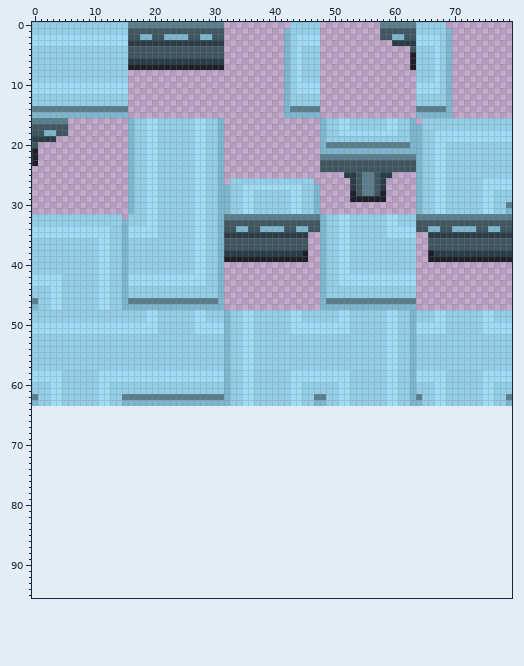
Sprite sheet -- RogueLike Bigouden/Assets/Sprites/PROPS/Bar_A_MasterSpriteSheet.png. The first picture shows the starting point.
The file is 240x192 pixels, drawn in blocks of 3x3; one block is one cell here. The old version is drawn lined up with the new one, on the new canvas.
The result:
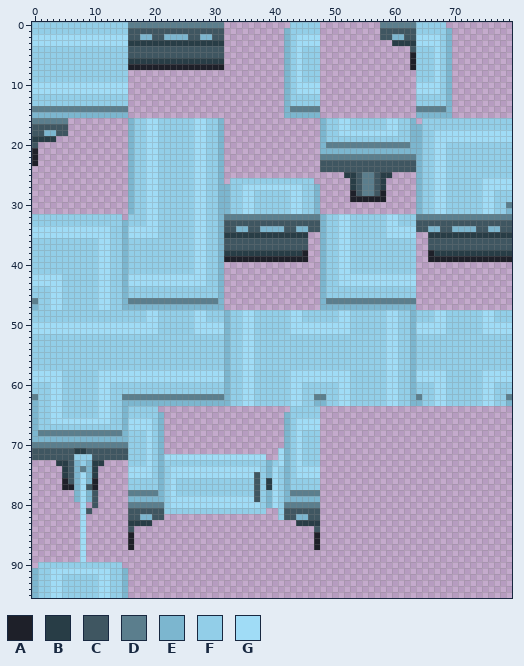
Palette (. is transparent): A #1e2029  B #283d46  C #3f5661  D #5b7e8d  E #7cb6cf  F #92cee8  G #a0dcf6
The exact change:
canvas 80x64 -> 80x96
@@ x 0..49 @@
 63 EFFGGFFFFFFGGFFEEEEEEEEEEEEEEEEEEFFGGFFFFFFGGFFEEF
-64 ..................................................
-65 ..................................................
-66 ..................................................
-67 ..................................................
-68 ..................................................
-69 ..................................................
-70 ..................................................
-71 ..................................................
-72 ..................................................
-73 ..................................................
-74 ..................................................
-75 ..................................................
-76 ..................................................
-77 ..................................................
-78 ..................................................
-79 ..................................................
-80 ..................................................
-81 ..................................................
-82 ..................................................
-83 ..................................................
-84 ..................................................
-85 ..................................................
-86 ..................................................
-87 ..................................................
-88 ..................................................
-89 ..................................................
-90 ..................................................
-91 ..................................................
-92 ..................................................
-93 ..................................................
-94 ..................................................
-95 ..................................................
+64 EFFGGFFFFFFGGFFEFFFFF......................FFFFF..
+65 EFFGGFFFFFFGGFFEFFFFFE....................EFFFFF..
+66 EFFGGGGGGGGGGFFEGGGGFE....................EFGGGG..
+67 EFFFFFFFFFFFFFFEGGGGFE....................EFGGGG..
+68 EDDDDDDDDDDDDDDEFFFGFE....................EFGFFF..
+69 EEEEEEEEEEEEEEEEFFFGFE....................EFGFFF..
+70 DDDDDDDDDDDDDDDDFFFGFE....................EFGFFF..
+71 CCCCCCCBBCCCCCCCFFFGFE...................GEFGFFF..
+72 CCCCCCCFFFCCCCCCFFFGFEGGGGGGGGGGGGGGGGG..GEFGFFF..
+73 ....BBCEFEBB....FFFGFEFFFFFFFFFFFFFFFFFEFGEFGFFF..
+74 .....BCEDEB.....GGGGFEFGGGGGGGGGGGGGGGFEGFEFGGGG..
+75 .....BCEGEB.....GGGGFEFGGGGGGGGGGGGGGCFEGFEFGGGG..
+76 .....ACEGEA.....FFFFFEFGFFFFFFFFFFFFFCFBGFEFFFFF..
+77 .....AAEGCA.....FFFFFEFGFFFFFFFFFFFFFCFBGFEFFFFF..
+78 .......EGEC.....DDDDDEFGFFFFFFFFFFFFFCFEGFEDDDDD..
+79 .......EGEC.....EEEEEEFGGGGGGGGGGGGGGCFEGFEEEEEE..
+80 ........G.C.....DDDDDDFGGGGGGGGGGGGGGGFEGFDDDDDD..
+81 ........GC......CCCCCCFFFFFFFFFFFFFFFFF..FCCCCCC..
+82 ........G.......CCEECC...................FCCEECC..
+83 ........G.......BBBB........................BBBB..
+84 ........G.......C..............................C..
+85 ........G.......A..............................A..
+86 ........G.......A..............................A..
+87 ........G.......A..............................A..
+88 ........G.........................................
+89 ........G.........................................
+90 .FFFFFFFFFFFFFF...................................
+91 EFFGGGGGGGGGGFFE..................................
+92 EFFGGFFFFFFGGFFE..................................
+93 EFFGGFFFFFFGGFFE..................................
+94 EFFGGFFFFFFGGFFE..................................
+95 EFFGGFFFFFFGGFFE..................................
